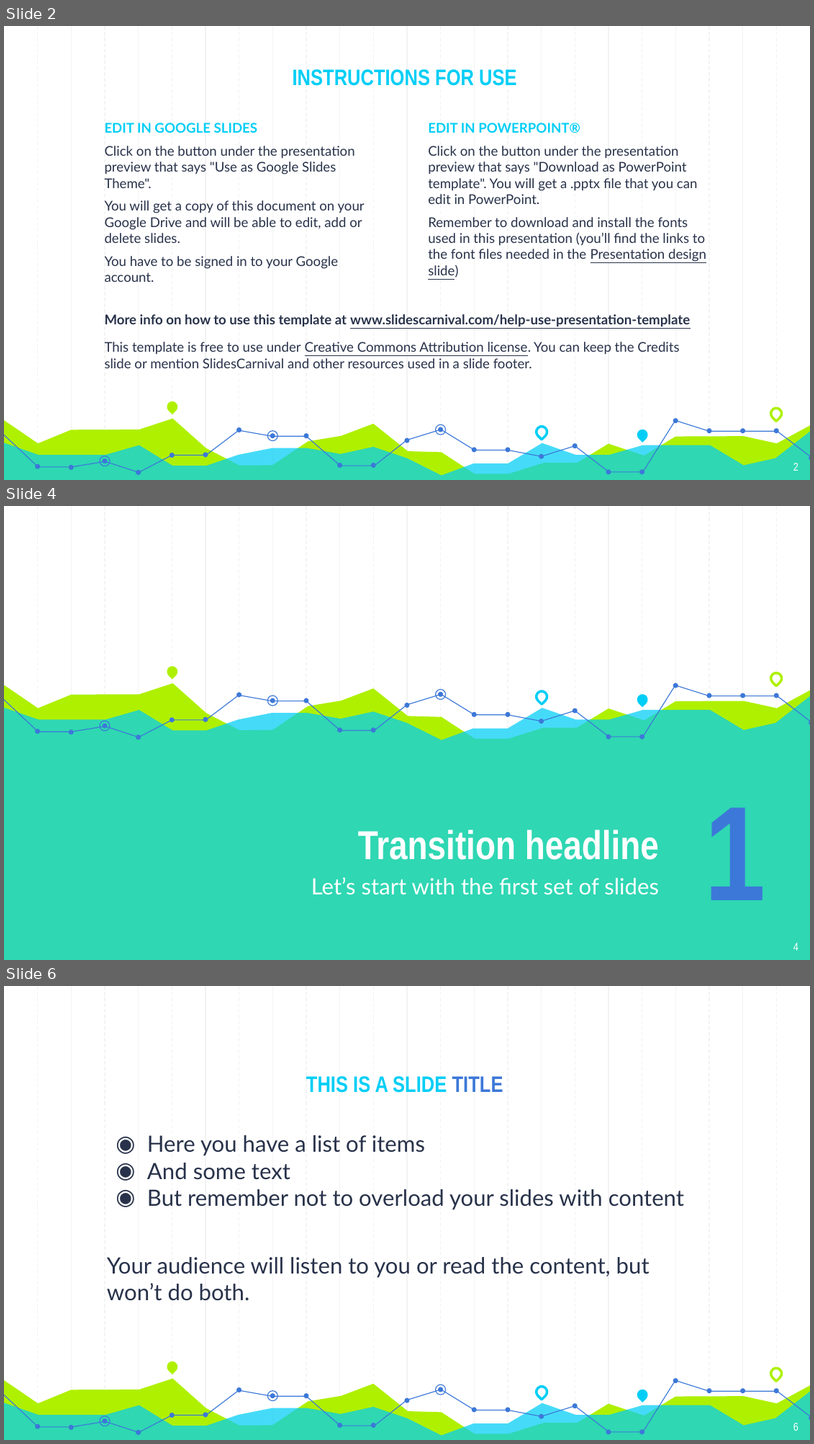
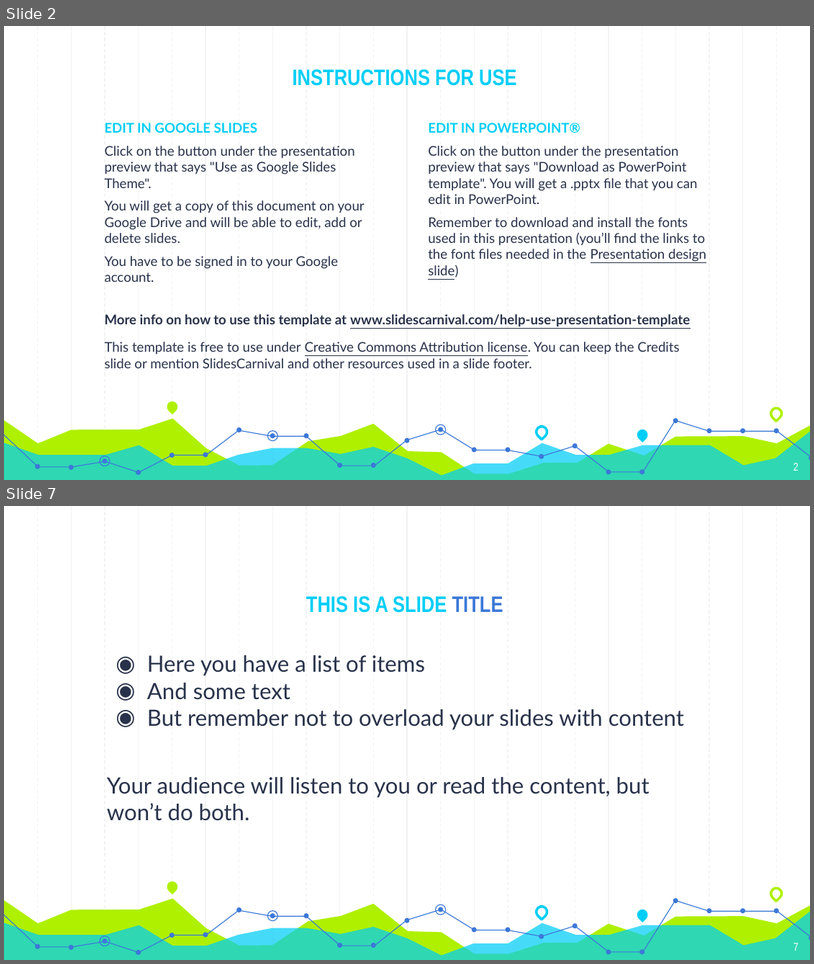
Before and after one commit to GT-Project1-A1/AirBNB, a slide deck: Resources/Project1_Template.pptx. Shown one above the other, each under a label of ours: slides 2, 4 and 6 before the commit, slides 2 and 7 after it; the slides between them are not shown. The pictures are 814x1444 and 814x964 pixels, drawn with LibreOffice and Linux fonts; fonts in the diff are those of the drawing. Boxes give left, top, right and bottom in pixels: in the first picture for what was removed or moved away, otherwise in the second. Text is boxed around its words. In the diff, an @@ line names an element or a change of style, - is before the commit and + after.

```diff
--- a/Resources/Project1_Template.pptx
+++ b/Resources/Project1_Template.pptx
@@ slide 4 removed at (4,506,810,960), background #FFFFFF; not listed: 23 template elements that a slide beside it also shows @@
@@ teardrop removed at (165,664,180,678) @@
@@ teardrop removed at (769,671,784,685) @@
@@ freeform shape removed at (4,683,810,960) @@
@@ freeform shape removed at (4,695,810,960) @@
@@ freeform shape removed at (4,695,374,736) @@
@@ ellipse removed at (268,695,278,706) @@
@@ freeform shape removed at (374,685,676,736) @@
@@ ellipse removed at (435,689,446,700) @@
@@ teardrop removed at (534,688,549,703) @@
@@ teardrop removed at (635,692,650,707) @@
@@ freeform shape removed at (676,685,810,721) @@
@@ ellipse removed at (100,721,111,731) @@
@@ group removed at (36,682,810,739): 24 ellipses @@
@@ text removed at (705,808,766,900) @@
-1
@@ title removed at (358,829,659,860) @@
-Transition headline
@@ subtitle removed at (311,877,659,895) @@
-Let’s start with the first set of slides
@@ page number removed at (794,942,799,950) @@
-4
@@ what was slide 6 is now slide 7 @@
@@ page number at (794,942,799,950): text changed @@
-6
+7
```
Also in this commit, not shown: 7 slides changed, 4 slides added, 2 other slides removed, 1 other file.
